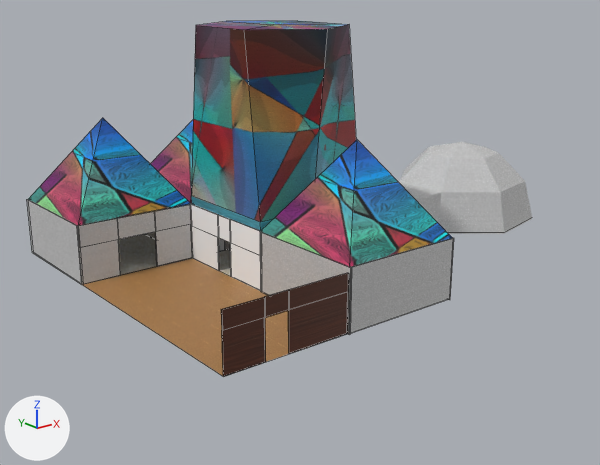
The FBX model Assets/Prefab/Museum.fbx: old version first, new version second.
Camera for both pictures: a 50 mm lens placed at (-2.18, -2.91, 1.29), pointed at (0.07, -0.09, 0.16). The axes (+X, +Y, +Z) are drawn at lower left. The lights are the same throughout. Mesh edges are drawn as thin lines on the coarser meshes. Where no turn or scale is listed for an object, it has been applied to the vertices.

Objects in the first picture: 'ceilingpyramid', 'ceilingpyramid1', 'ceilingpyramid2', 'cyclinderceiling', 'dome2', 'floor5', 'wall1', 'wall11', 'wall13', 'wall8', 'wall9', 'window'.
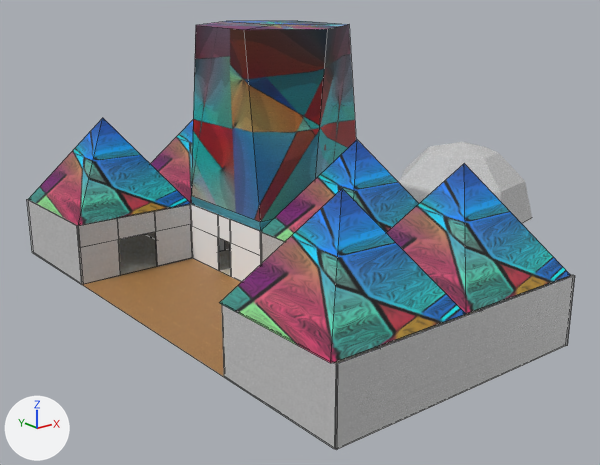
Where the newer file only moved an object's origin or applied its transform, the numbers keep the older frame.

Pixel boxes [x1, y1, x2, y2] of what changed, in the pictures (600 x 465 px):
```json
{"object": "ceilingpyramid4", "change": "added", "after": [220, 188, 466, 363]}
{"object": "wall17", "change": "added", "after": [336, 276, 574, 450]}
{"object": "ceilingpyramid3", "change": "added", "after": [387, 163, 570, 313]}
{"object": "wall20", "change": "added", "after": [222, 305, 337, 449]}
{"object": "wall13", "change": "deleted", "before": [221, 273, 349, 376], "on screen": "brown"}
{"object": "wall8", "change": "deleted", "before": [350, 238, 453, 333]}
{"object": "wall19", "change": "added", "after": [477, 274, 575, 346]}
{"object": "floor10", "change": "added", "after": [376, 310, 479, 348]}
{"object": "floor11", "change": "added", "after": [334, 347, 377, 364]}
{"object": "wall9", "change": "unchanged, covered by the edit", "before": [260, 232, 352, 335], "after": [260, 232, 285, 264]}
```

The change, as JSON lines over the scene's bpy script:
```json
{"block": "me_mesh_020", "where": "me_mesh_020.from_pydata(...)  # 4 vertices, 1 face; spans x -28.5..27.8, y 0.0, z -27.4..28.5"}
{"block": "me_mesh_020", "where": "# used by ob_floor9; parent = ob_museum; location = (-42.34, -53.41, 69.63)"}
{"block": "me_mesh_020", "change": "me_mesh_020 part 1"}
{"op": "set", "path": "me_mesh_020.vertices[0].co", "old": "(-28.5, 0.0, 28.5)", "new": "(-0.3, -0.3, 0.0)"}
{"op": "set", "path": "me_mesh_020.vertices[1].co", "old": "(27.8, 0.0, 28.5)", "new": "(0.3, -0.3, 0.0)"}
{"op": "set", "path": "me_mesh_020.vertices[2].co", "old": "(-28.5, 0.0, -27.4)", "new": "(-0.3, 0.3, 0.0)"}
{"op": "set", "path": "me_mesh_020.vertices[3].co", "old": "(27.8, 0.0, -27.4)", "new": "(0.3, 0.3, 0.0)"}
{"op": "add", "block": "me_mesh_024", "code": ["me_mesh_024 = bpy.data.meshes.new('Mesh.024')", "me_mesh_024.from_pydata(...)  # a box spanning x -0.003..0.003, y -0.27..0.292, z -0.06..0.203", "me_mesh_024.materials.append(mat_wallshader)  # picture img_concrete_texture_jpg"]}
{"op": "add", "block": "me_mesh_025", "code": ["me_mesh_025 = bpy.data.meshes.new('Mesh.025')", "me_mesh_025.from_pydata(...)  # 4 vertices, 1 face; spans x -0.285..0.268, y -0.285..0.271, z 0.0", "me_mesh_025.materials.append(mat_marflefloor2)  # picture img_marblefloor2_jpg"]}
{"op": "add", "block": "me_mesh_021_1", "code": ["me_mesh_021_1 = bpy.data.meshes.new('Mesh.021')", "me_mesh_021_1.from_pydata(...)  # a box spanning x -0.837..0.27, y -0.003..0.003, z -0.064..0.203", "me_mesh_021_1.materials.append(mat_wallshader)  # picture img_concrete_texture_jpg"]}
{"op": "remove", "block": "ob_wall8", "code": ["ob_wall8 = bpy.data.objects.new('wall8', me_mesh_007)", "ob_wall8.location = (0.018, -0.792, 0.06)"]}
{"op": "remove", "block": "ob_wall13", "code": ["ob_wall13 = bpy.data.objects.new('wall13', me_mesh_022)", "ob_wall13.location = (-0.544, -0.787, 0.06)"]}
{"op": "add", "block": "ob_wall20", "code": ["ob_wall20 = bpy.data.objects.new('wall20', me_mesh_024)", "ob_wall20.location = (-0.811, -1.086, 0.06)"]}
{"op": "add", "block": "ob_wall19", "code": ["ob_wall19 = bpy.data.objects.new('wall19', me_mesh_006.copy())  # the mesh of ob_wall7", "ob_wall19.location = (0.302, -1.086, 0.06)"]}
{"op": "add", "block": "ob_ceilingpyramid3", "code": ["ob_ceilingpyramid3 = bpy.data.objects.new('ceilingpyramid3', me_mesh_010.copy())  # the mesh of ob_ceilingpyramid1", "ob_ceilingpyramid3.location = (0.024, -1.061, 0.459)"]}
{"op": "add", "block": "ob_ceilingpyramid4", "code": ["ob_ceilingpyramid4 = bpy.data.objects.new('ceilingpyramid4', me_mesh_010.copy())  # the mesh of ob_ceilingpyramid1", "ob_ceilingpyramid4.location = (-0.537, -1.061, 0.459)"]}
{"op": "add", "block": "ob_floor10", "code": ["ob_floor10 = bpy.data.objects.new('floor10', me_mesh_020)", "ob_floor10.location = (0.027, -1.064, 0.0)"]}
{"op": "add", "block": "ob_floor11", "code": ["ob_floor11 = bpy.data.objects.new('floor11', me_mesh_025)", "ob_floor11.location = (-0.525, -1.064, 0.0)"]}
{"op": "add", "block": "ob_wall17", "code": ["ob_wall17 = bpy.data.objects.new('wall17', me_mesh_021_1)", "ob_wall17.location = (0.03, -1.354, 0.06)"]}
```
